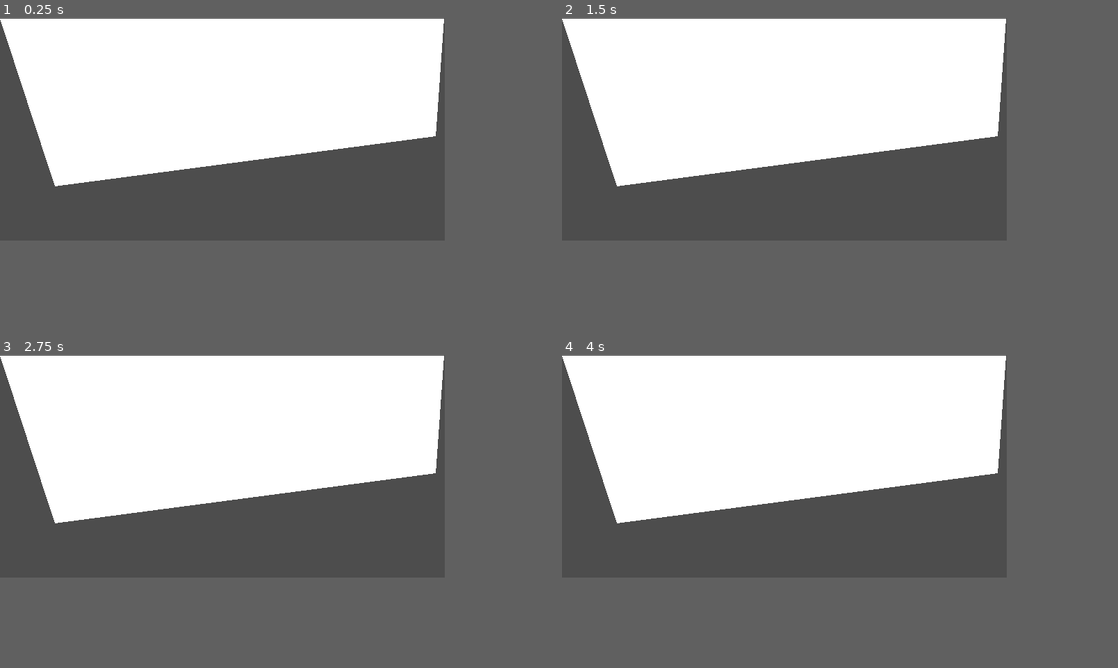
Above: before the commit, frames 1-4 (two rows, left to right).
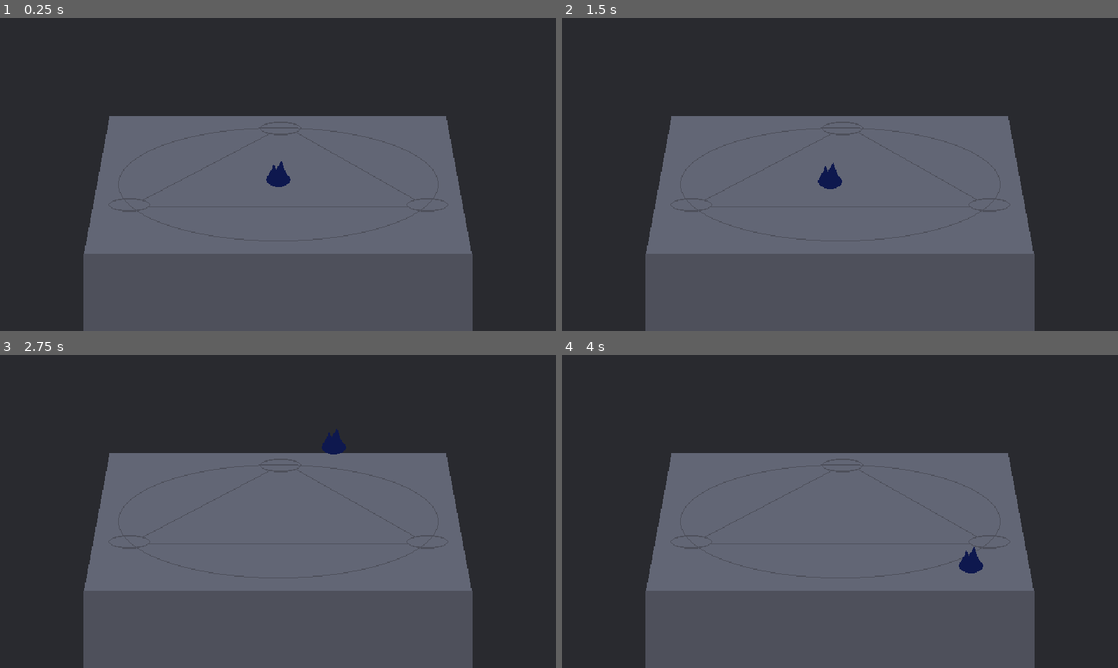
Above: after the commit, the same moments.

Repository: anthonny/ld55-no-summoning-anymore
Game: Godot game, scene res://scenes/game/game.tscn
Two runs of this game, one before a commit and one after it. Both use one fixed random seed, a clock stepped at 60 frames per second and the inputs below. Before the commit the project starts from res://node_2d.tscn.
Inputs (mouse positions are in pixels of both pictures, inside the frame that each line leads up to):
- Up to frame 1 (0.25 s): no input
- Up to frame 2 (1.5 s): tap Enter at 0.5 s; move the mouse to (884, 118) at 0.52 s; tap Space (dash, bound only after the commit) at 0.6, 1.25, 1.35 s; move the mouse to (695, 140) at 1.27 s
- Up to frame 3 (2.75 s): move the mouse to (266, 417) at 2.02 s; tap Space (dash, bound only after the commit) at 2.1 s
- Up to frame 4 (4 s): tap Enter at 2.75 s; move the mouse to (762, 511) at 2.77 s; tap Space (dash, bound only after the commit) at 2.85, 3.5, 3.6 s; move the mouse to (917, 498) at 3.52 s
In our replay, the window is 640x320 before the commit and 800x450 after it. These sizes can differ from the game's own. Grey fills any space a smaller window leaves; there, only what the larger window draws over its background counts as a difference.

The runs differ from the first frame. In frame 1, 78% of the frame differs, in the area x 0-85%, y 0-100%; in frame 2, 78%; in frame 3, 78%; in frame 4, 78%.

Commit message:
test mouse in browser

Diff:
--- a/dont-summon-me/node_2d.tscn
+++ /dev/null
@@ -1,6 +0,0 @@
-[gd_scene format=3 uid="uid://bdxp2yr2nrqtk"]
-
-[node name="Node2D" type="Node2D"]
-
-[node name="Polygon2D" type="Polygon2D" parent="."]
-polygon = PackedVector2Array(0, 1, 639, 1, 627, 170, 79, 242)
--- a/dont-summon-me/project.godot
+++ b/dont-summon-me/project.godot
@@ -11,15 +11,47 @@
 [application]
 
 config/name="dont-summon-me"
-run/main_scene="res://node_2d.tscn"
+run/main_scene="res://scenes/game/game.tscn"
 config/features=PackedStringArray("4.2", "Mobile")
 config/icon="res://icon.svg"
 
 [display]
 
 window/size/viewport_width=640
-window/size/viewport_height=320
+window/size/viewport_height=360
+window/size/resizable=false
+window/size/window_width_override=1280
+window/size/window_height_override=720
 window/stretch/mode="canvas_items"
+
+[input]
+
+move_left={
+"deadzone": 0.5,
+"events": [Object(InputEventKey,"resource_local_to_scene":false,"resource_name":"","device":0,"window_id":0,"alt_pressed":false,"shift_pressed":false,"ctrl_pressed":false,"meta_pressed":false,"pressed":false,"keycode":0,"physical_keycode":4194319,"key_label":0,"unicode":0,"echo":false,"script":null)
+]
+}
+move_right={
+"deadzone": 0.5,
+"events": [Object(InputEventKey,"resource_local_to_scene":false,"resource_name":"","device":0,"window_id":0,"alt_pressed":false,"shift_pressed":false,"ctrl_pressed":false,"meta_pressed":false,"pressed":false,"keycode":0,"physical_keycode":4194321,"key_label":0,"unicode":0,"echo":false,"script":null)
+]
+}
+move_up={
+"deadzone": 0.5,
+"events": [Object(InputEventKey,"resource_local_to_scene":false,"resource_name":"","device":0,"window_id":0,"alt_pressed":false,"shift_pressed":false,"ctrl_pressed":false,"meta_pressed":false,"pressed":false,"keycode":0,"physical_keycode":4194320,"key_label":0,"unicode":0,"echo":false,"script":null)
+]
+}
+move_down={
+"deadzone": 0.5,
+"events": [null, Object(InputEventKey,"resource_local_to_scene":false,"resource_name":"","device":0,"window_id":0,"alt_pressed":false,"shift_pressed":false,"ctrl_pressed":false,"meta_pressed":false,"pressed":false,"keycode":0,"physical_keycode":4194322,"key_label":0,"unicode":0,"echo":false,"script":null)
+]
+}
+dash={
+"deadzone": 0.5,
+"events": [Object(InputEventKey,"resource_local_to_scene":false,"resource_name":"","device":0,"window_id":0,"alt_pressed":false,"shift_pressed":false,"ctrl_pressed":false,"meta_pressed":false,"pressed":false,"keycode":32,"physical_keycode":32,"key_label":32,"unicode":0,"echo":false,"script":null)
+, Object(InputEventMouseButton,"resource_local_to_scene":false,"resource_name":"","device":-1,"window_id":0,"alt_pressed":false,"shift_pressed":false,"ctrl_pressed":false,"meta_pressed":false,"button_mask":0,"position":Vector2(0, 0),"global_position":Vector2(0, 0),"factor":1.0,"button_index":1,"canceled":false,"pressed":false,"double_click":false,"script":null)
+]
+}
 
 [rendering]
 
--- /dev/null
+++ b/dont-summon-me/scenes/game/game.tscn
@@ -0,0 +1,21 @@
+[gd_scene load_steps=3 format=3 uid="uid://dq8niq3fjocat"]
+
+[ext_resource type="Texture2D" uid="uid://bvuxup3cwsjl0" path="res://assets/background/background.png" id="1_inctd"]
+[ext_resource type="PackedScene" uid="uid://bc5ru62cegeoe" path="res://scenes/player/player.tscn" id="2_x670j"]
+
+[node name="Game" type="Node2D"]
+
+[node name="TextureRect" type="TextureRect" parent="."]
+anchors_preset = 15
+anchor_right = 1.0
+anchor_bottom = 1.0
+offset_right = 640.0
+offset_bottom = 380.0
+grow_horizontal = 2
+grow_vertical = 2
+size_flags_horizontal = 4
+size_flags_vertical = 4
+texture = ExtResource("1_inctd")
+
+[node name="Player" parent="." instance=ExtResource("2_x670j")]
+position = Vector2(322, 182)
--- /dev/null
+++ b/dont-summon-me/scenes/player/player.gd
@@ -0,0 +1,47 @@
+extends Area2D
+
+
+var normal_speed: float = 120.0
+var dash_speed: float = 1200.0
+var current_speed: float = normal_speed
+var velocity: Vector2 = Vector2(0, 0)
+var is_dashing: bool = false
+
+var current_direction: Vector2 = Vector2(0, 0)
+
+
+@onready var dash_timer = $DashTimer
+
+
+# Called when the node enters the scene tree for the first time.
+func _ready():
+	current_direction = position
+
+
+# Called every frame. 'delta' is the elapsed time since the previous frame.
+func _process(delta):
+
+	if (not is_dashing):
+		print("ahaha")
+		var gmp = get_global_mouse_position()
+		current_direction = gmp - position
+
+		if (current_direction.length() < 1.0):
+			return
+		#if direction.length() > 1.0:
+		current_direction = current_direction.normalized()
+
+		if Input.is_action_just_pressed("dash"):
+			is_dashing = true
+			current_speed = dash_speed
+			dash_timer.start()
+
+	velocity = current_direction * current_speed
+	position += velocity * delta
+
+	#if direction.length() > 0.0:
+		#rotation = velocity.angle()
+
+func _on_dash_timeout() -> void:
+	current_speed = normal_speed
+	is_dashing = false
--- /dev/null
+++ b/dont-summon-me/scenes/player/player.tscn
@@ -0,0 +1,23 @@
+[gd_scene load_steps=4 format=3 uid="uid://bc5ru62cegeoe"]
+
+[ext_resource type="Script" path="res://scenes/player/player.gd" id="1_8ekt6"]
+[ext_resource type="Texture2D" uid="uid://rn67eidx4txf" path="res://assets/character/character.png" id="1_aa41j"]
+
+[sub_resource type="CapsuleShape2D" id="CapsuleShape2D_0yvef"]
+height = 26.0
+
+[node name="Player" type="Area2D"]
+script = ExtResource("1_8ekt6")
+
+[node name="Sprite2D" type="Sprite2D" parent="."]
+texture = ExtResource("1_aa41j")
+
+[node name="CollisionShape2D" type="CollisionShape2D" parent="."]
+position = Vector2(0, 4)
+rotation = 1.5708
+shape = SubResource("CapsuleShape2D_0yvef")
+
+[node name="DashTimer" type="Timer" parent="."]
+wait_time = 0.1
+
+[connection signal="timeout" from="DashTimer" to="." method="_on_dash_timeout"]
Binary file added: dont-summon-me/assets/background/background.png
Not shown, added: dont-summon-me/assets/background/background.png.import
Binary file added: dont-summon-me/assets/character/character.png
Not shown, added: dont-summon-me/assets/character/character.png.import
Not shown, changed: dont-summon-me/export_presets.cfg
Not shown, changed: .github/workflows/godot-ci.yml
Not shown, added: aseprite/character.aseprite
Not shown, added: aseprite/main-scene.aseprite
Not shown, added: aseprite/main-scene.png
